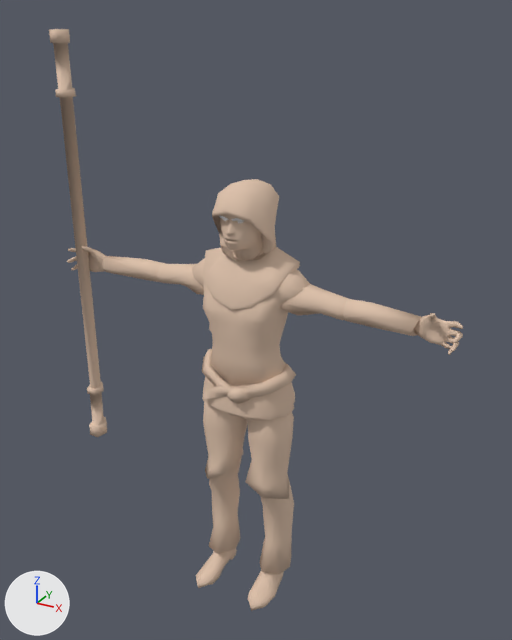
The Blender file Objects3d/exorcist.blend, before and after one commit.
Camera for both pictures: a camera (50 mm lens) standing at (48.1, -85.3, 91.6) and looking at (0.6, 1.1, 48.4). Lighting does not change. The marker at lower left points along +X, +Y and +Z.

The first picture shows 'arm-right.001', 'foot-right.001', 'forearm-right', 'forearm-right.001', 'hand-right.001', 'head', 'knee-right', 'knee-right.001', 'pelvis', 'staff', 'thigh-right', 'thigh-right.001', 'torso'.
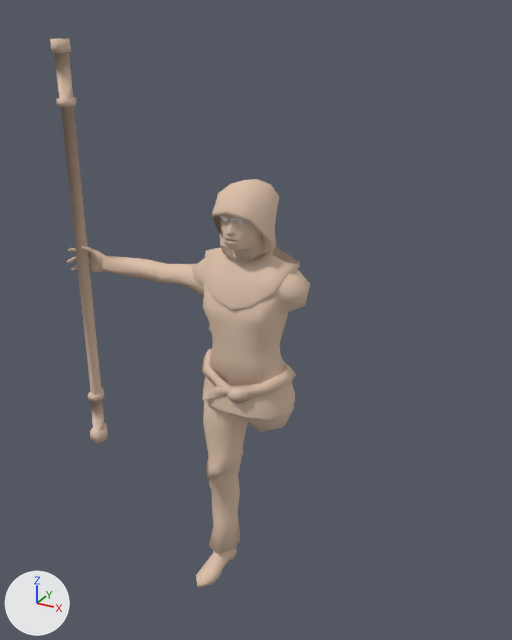
Where the newer file only moved an object's origin or applied its transform, the numbers keep the older frame.

Pixel boxes [x1, y1, x2, y2] of what changed, in the pictures (512 x 640 px):
```json
{"object": "staff", "change": "mesh moved", "before": [49, 29, 107, 437], "after": [50, 39, 108, 443]}
{"object": "thigh-right.001", "change": "deleted", "before": [245, 413, 294, 499], "on screen": "beige"}
{"object": "knee-right.001", "change": "deleted", "before": [259, 482, 294, 574]}
{"object": "forearm-right.001", "change": "deleted", "before": [343, 299, 422, 336], "on screen": "beige"}
{"object": "arm-right.001", "change": "deleted", "before": [280, 284, 349, 320], "on screen": "beige"}
{"object": "hand-right.001", "change": "deleted", "before": [413, 313, 463, 355], "on screen": "beige"}
{"object": "foot-right.001", "change": "deleted", "before": [247, 571, 284, 611], "on screen": "beige"}
{"part": 1, "of": "me_playerguy_male1591_039", "change": "added", "after": [272, 247, 299, 266]}
```

The change, as JSON lines over the scene's bpy script:
```json
{"block": "me_playerguy_male1591_039", "where": "# used by ob_torso; location = (0.0, -0.5, 50.7); scale = (4.11, 4.11, 4.11)"}
{"op": "remove", "block": "me_playerguy_male1591_039", "code": "me_playerguy_male1591_039.from_pydata(...)  # 234 vertices, 260 faces; spans x -2.26..2.26, y -1.18..1.28, z -3.4..2.75"}
{"op": "add", "block": "me_playerguy_male1591_039", "code": "me_playerguy_male1591_039.from_pydata(...)  # 263 vertices, 277 faces; spans x -2.26..2.26, y -1.18..1.28, z -3.4..2.75"}
{"block": "me_playerguy_male1591_039", "change": "me_playerguy_male1591_039 part 1: a new loose piece of 13 vertices spanning x -1.75..1.75, y 0.04..1.11, z 1.74..2.5, in mat_defaultskin (beige #dfc4ae)"}
{"block": "me_playerguy_male1591_032", "where": "me_playerguy_male1591_032.from_pydata(...)  # 75 vertices, 67 faces; spans x -7.5..-6.8, y -1.0..-0.1, z -7.1..9.3"}
{"block": "me_playerguy_male1591_032", "where": "# used by ob_staff; location = (0.0, -0.5, 50.7); scale = (4.11, 4.11, 4.11)"}
{"block": "me_playerguy_male1591_032", "change": "me_playerguy_male1591_032 part 2: the whole mesh is moved by (0.0, 0.0, -0.3)"}
{"op": "remove", "block": "ob_arm_right_001", "code": ["ob_arm_right_001 = bpy.data.objects.new('arm-right.001', me_playerguy_male1591_048)", "ob_arm_right_001.location = (0.0, -0.5, 50.7)", "ob_arm_right_001.scale = (-4.11, 4.11, 4.11)"]}
{"op": "remove", "block": "ob_forearm_right_001", "code": ["ob_forearm_right_001 = bpy.data.objects.new('forearm-right.001', me_playerguy_male1591_047)", "ob_forearm_right_001.location = (0.0, -0.5, 50.7)", "ob_forearm_right_001.scale = (-4.11, 4.11, 4.11)"]}
{"op": "remove", "block": "ob_hand_right_001", "code": ["ob_hand_right_001 = bpy.data.objects.new('hand-right.001', me_playerguy_male1591_046)", "ob_hand_right_001.location = (0.0, -0.5, 50.7)", "ob_hand_right_001.scale = (-4.11, 4.11, 4.11)"]}
{"op": "remove", "block": "ob_thigh_right_001", "code": ["ob_thigh_right_001 = bpy.data.objects.new('thigh-right.001', me_playerguy_male1591_045)", "ob_thigh_right_001.location = (0.0, -0.5, 50.7)", "ob_thigh_right_001.scale = (-4.11, 4.11, 4.11)"]}
{"op": "remove", "block": "ob_knee_right_001", "code": ["ob_knee_right_001 = bpy.data.objects.new('knee-right.001', me_playerguy_male1591_044)", "ob_knee_right_001.location = (0.0, -0.5, 50.7)", "ob_knee_right_001.scale = (-4.11, 4.11, 4.11)"]}
{"op": "remove", "block": "ob_foot_right_001", "code": ["ob_foot_right_001 = bpy.data.objects.new('foot-right.001', me_playerguy_male1591_043)", "ob_foot_right_001.location = (0.0, -0.5, 50.7)", "ob_foot_right_001.scale = (-4.11, 4.11, 4.11)"]}
```
